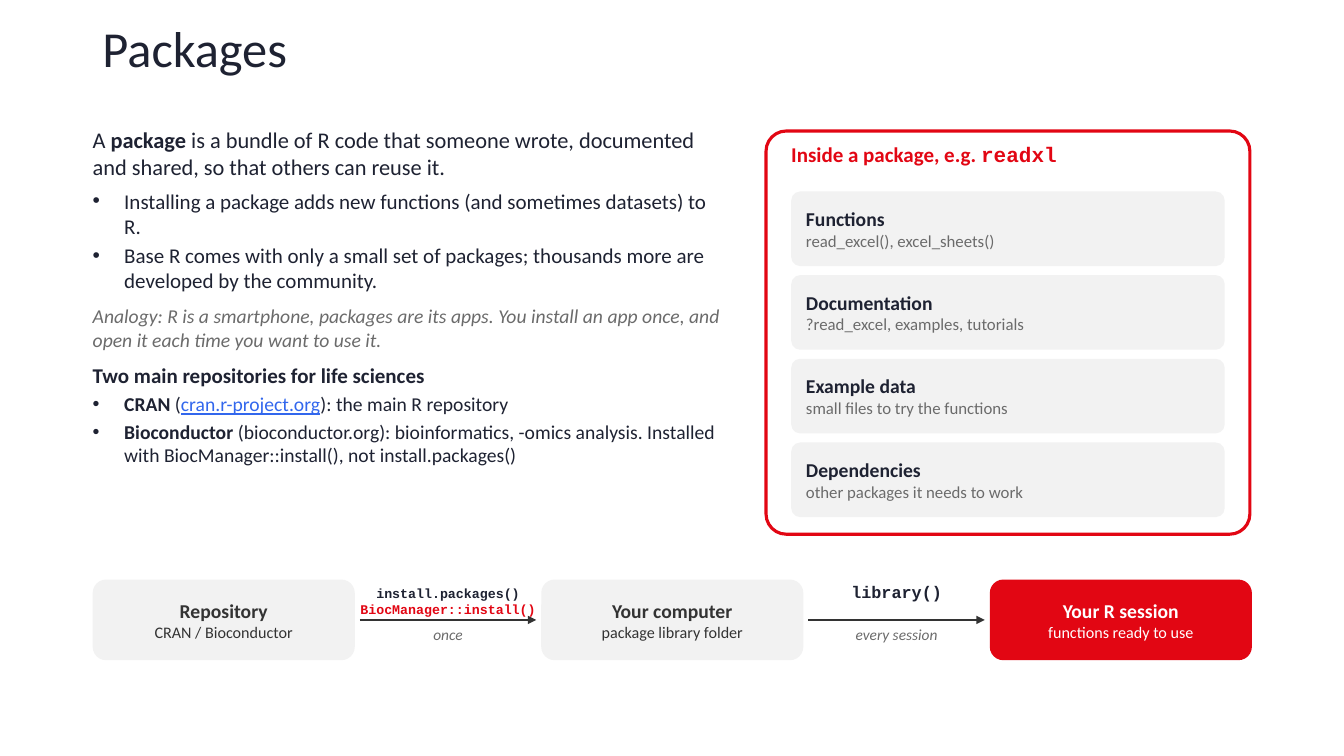
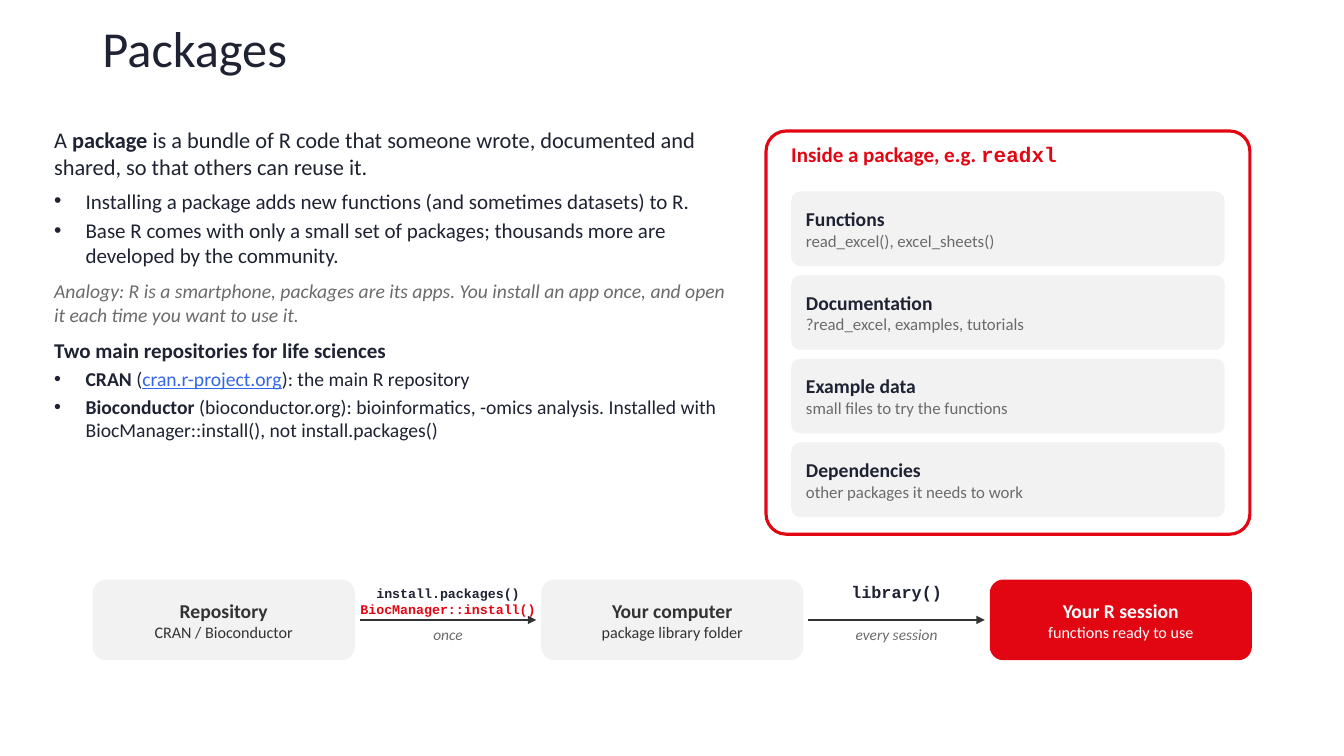
Before and after one commit to sib-swiss/first-steps-with-R-training, a slide deck: slide 43 of assets/pptx/First-steps-with-R_day1.pptx (slide 40 before the commit). Drawn at 1344x756 pixels with LibreOffice and Linux fonts; fonts in the diff are those of the drawing; background and template pictures are left out. Boxes give left, top, right and bottom in pixels: in the first picture for what was removed or moved away, otherwise in the second. Text is boxed around its words. In the diff, an @@ line names an element or a change of style, - is before the commit and + after.

```diff
--- a/assets/pptx/First-steps-with-R_day1.pptx
+++ b/assets/pptx/First-steps-with-R_day1.pptx
@@ text "A package is a bundle ..." rewrapped from (93,132,719,466) to (54,132,725,441) @@
```
Also in this commit, not shown: 10 other slides changed, 3 slides added, 1 other file.
